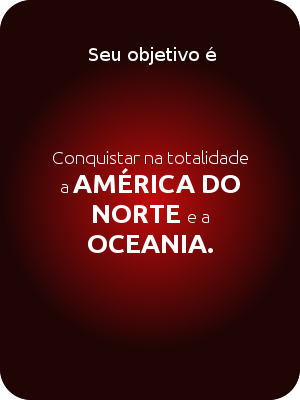
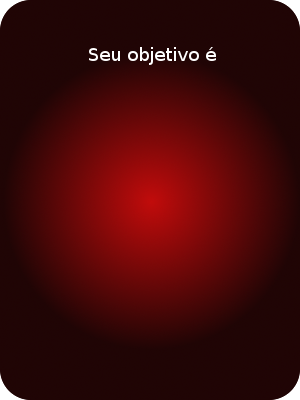
Two versions of the same layered image (300×400). Layer-by-layer changes:
renamed "objetivo14" to "objetivo #14", hid it over (x1=53, y1=150, x2=248, y2=253)
